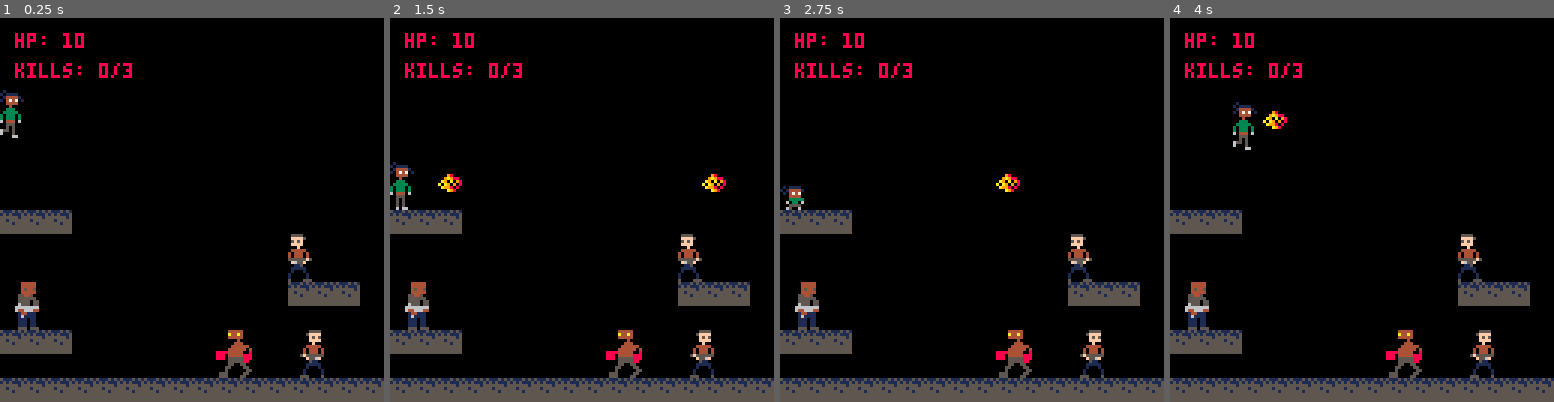
Above: before the commit, frames 1-4 (left to right).
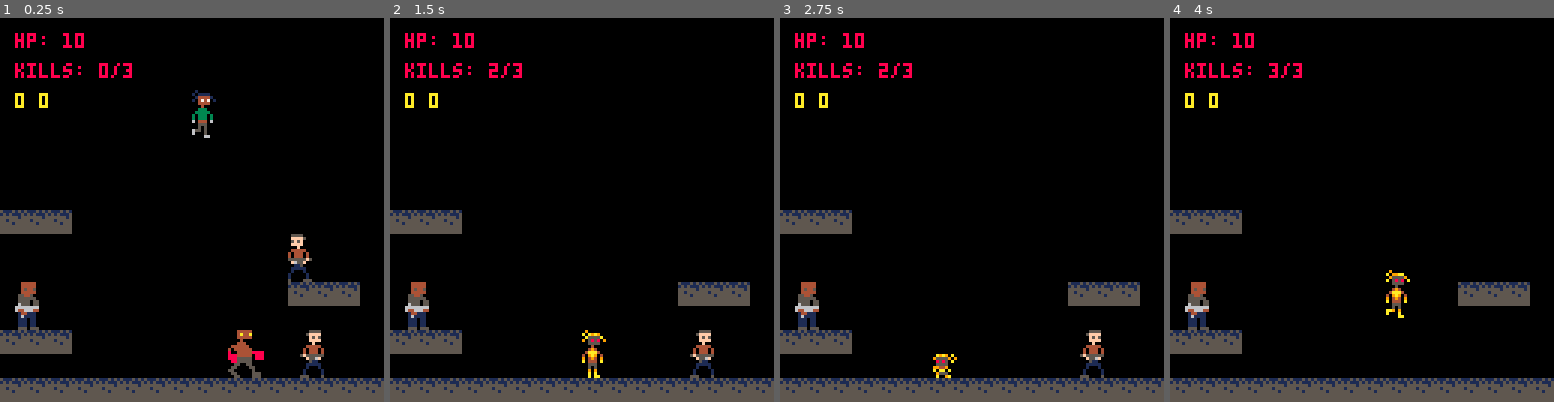
Above: after the commit, the same moments.

Repository: xMunchy/Mirror_Image
Game: PICO-8 cartridge prog.p8
Two runs of this game, one before a commit and one after it. Both use one fixed random seed, a clock stepped at 60 frames per second and the inputs below.
Inputs:
- Up to frame 1 (0.25 s): no input
- Up to frame 2 (1.5 s): tap O (Z key) at 0.33, 0.7, 1.43 s
- Up to frame 3 (2.75 s): hold Left 1.97-2.37 s; tap O (Z key) at 2.22 s; hold Down from 2.42 s (still down)
- Up to frame 4 (4 s): release Down at 2.82 s; hold Right 2.87-3.53 s; tap O (Z key) at 3.1, 3.98 s; hold Up from 3.58 s (still down)

The runs differ from the first frame. In frame 1, 1.5% of the frame differs, in the area x 0-69%, y 18-94%; in frame 2, 2.1%; in frame 3, 1.7%; in frame 4, 2.4%, in the area x 3-85%, y 12-94%.

Commit message:
add median for enemy notice

Diff:
--- a/prog.p8
+++ b/prog.p8
@@ -97,7 +97,7 @@
  blast.wait = 0 --time between blasts
  blast.last = 0
 
- new_level(0,0,1,3)
+ new_level(64,0,1,3)
 end
 
 --[[
@@ -128,7 +128,7 @@
   --spawn enemies
   make_enemy(1,96,72,false)
   make_enemy(2,5,88,true)
-  make_enemy(3,72,104,false)
+  make_enemy(3,72,104,true)
   make_enemy(1,100,104,true)
  end
 end
@@ -368,11 +368,15 @@
  enemy[k].is_dead = true
 end
 
+pmid = 0
+emid = 0
 --[[
 enemy notices where player is
 ]]
-function enemy_notice(k)
- if player.x < enemy[k].x then
+function enemy_notice(x1,x2,k)
+ pmid = (x1+x2)/2
+ emid = (2*enemy[k].x+enemy[k].w)/2
+ if pmid <= emid then
   enemy[k].flipped = false
  else
   enemy[k].flipped = true
@@ -500,30 +504,39 @@
 an enemy?
 ]]
 function touch_enemy()
-  local y1 = player.y
-  local y2 = player.y+player.s_h*8-1
- --find player x
   local x1 = player.x
   local x2 = player.x+player.w-1
+  local y1 = player.y
+  local y2 = player.y+player.h-1
  --detect collision
  for j=1,#enemy do
+  local x3 = enemy[j].x
+  local x4 = enemy[j].x+enemy[j].w-1
+  local y3 = enemy[j].y
+  local y4 = enemy[j].y+enemy[j].h-1
+  --determine enemy collision box
+  if enemy[j].flipped then
+   x3 += enemy[j].s_w*8-enemy[j].w
+   x4 = enemy[j].x+enemy[j].s_w*8-2
+  end
+  --collision detection
   if not enemy[j].is_dead and
      (
-     x1>=enemy[j].x and
-     x1<=enemy[j].x+enemy[j].w-1
+     x1>=x3 and
+     x1<=x4
      or
-     x2>=enemy[j].x and
-     x2<=enemy[j].x+enemy[j].w-1
+     x2>=x3 and
+     x2<=x4
      )
      and
      (
-     y1>=enemy[j].y and
-     y1<=enemy[j].y+enemy[j].h-1
+     y1>=y3 and
+     y1<=y4
      or
-     y2>=enemy[j].y and
-     y2<=enemy[j].y+enemy[j].h-1
+     y2>=y3 and
+     y2<=y4
      ) then
-   enemy_notice(j)
+   enemy_notice(x1,x2,j)
   end
  end
 end
@@ -617,6 +630,7 @@
  spr(player.s,player.x,player.y,player.s_w,player.s_h,player.flipped)
  print("hp: "..player.hp,5,5,8)
  print("kills: "..player.tot_kills.."/3",5,15,8)
+ print(pmid.." "..emid,5,25,10)
 end
 __gfx__
 00000000010000000000000051115151010000000009800005555000044444000000444440000000000000000000000000000000000000000000000000000000
